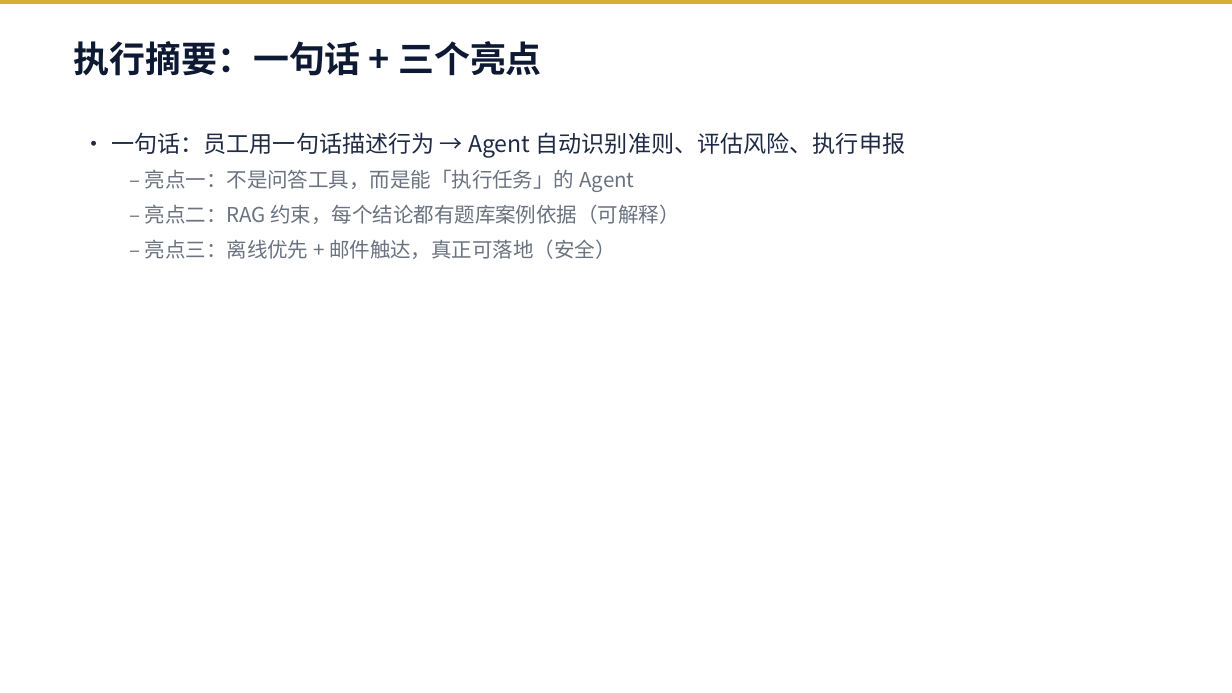
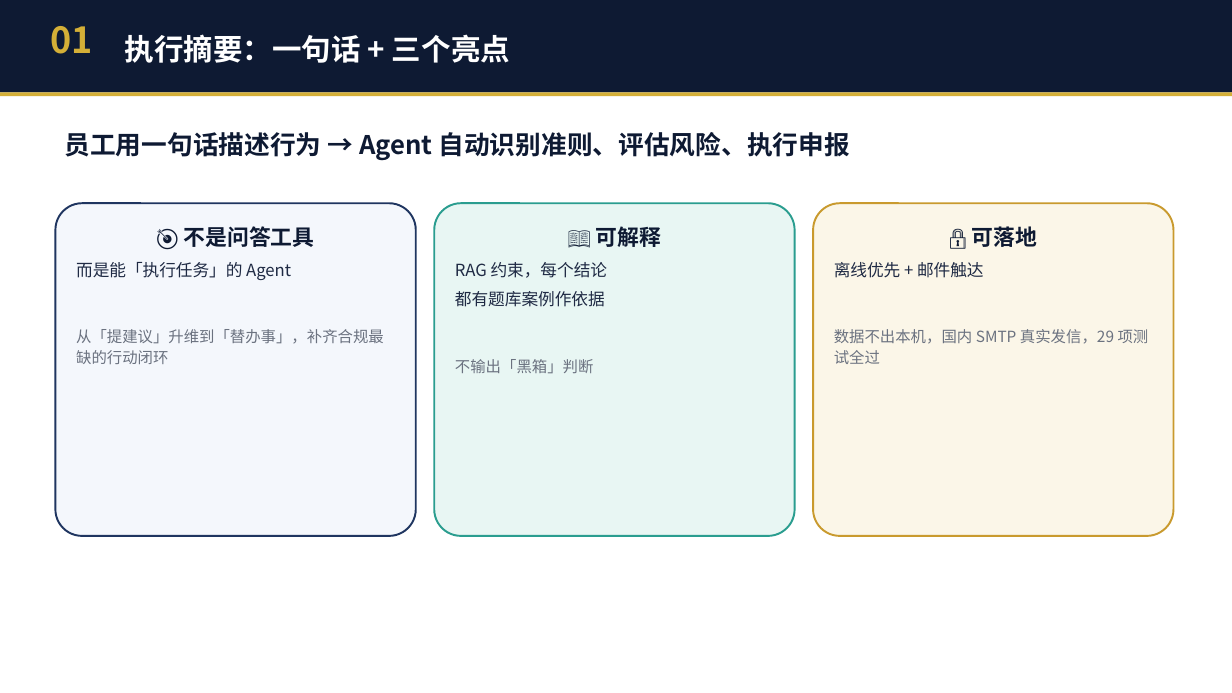
Before and after one commit to JackMA-SYSU/cfa-compliance-assistant, a slide deck: slide 2 of 商策PPT_暑假不回家队.pptx. Drawn at 1232x693 pixels with LibreOffice and Linux fonts; fonts in the diff are those of the drawing. Boxes give left, top, right and bottom in pixels: in the first picture for what was removed or moved away, otherwise in the second. Text is boxed around its words. In the diff, an @@ line names an element or a change of style, - is before the commit and + after.

```diff
--- a/商策PPT_暑假不回家队.pptx
+++ b/商策PPT_暑假不回家队.pptx
@@ rectangle: place and size @@
-rectangle at bbox=[0, 0, 1232, 4]
+rectangle at bbox=[0, 0, 1232, 92]
@@ rectangle at bbox=[0, 0, 1232, 92]: fill #D4AF37 to #0E1A33 @@
@@ text added at bbox=[51, 26, 93, 54], 28 pt, text #D4AF37, bold @@
+01
@@ text "执行摘要：一句话 + 三个亮点": place and size @@
-text "执行摘要：一句话 + 三个亮点" at bbox=[74, 41, 542, 76]
+text "执行摘要：一句话 + 三个亮点" at bbox=[125, 34, 510, 63]
@@ text "执行摘要：一句话 + 三个亮点" at bbox=[125, 34, 510, 63]: size 28 to 23 pt, text colour #0E1A33 to #FFFFFF; vertical alignment top to middle @@
@@ rectangle added at bbox=[0, 92, 1232, 96], fill #D4AF37 @@
@@ text added at bbox=[64, 132, 850, 161], 20 pt, text #0E1A33, bold @@
+员工用一句话描述行为 → Agent 自动识别准则、评估风险、执行申报
@@ text removed at bbox=[111, 132, 906, 259] @@
-• 一句话：员工用一句话描述行为 → Agent 自动识别准则、评估风险、执行申报
-  – 亮点一：不是问答工具，而是能「执行任务」的 Agent
-  – 亮点二：RAG 约束，每个结论都有题库案例依据（可解释）
-  – 亮点三：离线优先 + 邮件触达，真正可落地（安全）
@@ rounded rectangle added at bbox=[55, 203, 416, 536], fill #F4F7FC, outline #1F3560 1.5 pt, 12 pt, text #6B7280 @@
+🎯 不是问答工具
+而是能「执行任务」的 Agent
+从「提建议」升维到「替办事」，补齐合规最缺的行动闭环
@@ rounded rectangle added at bbox=[434, 203, 795, 536], fill #E8F6F3, outline #2A9D8F 1.5 pt, 13 pt, text #1F2A44 @@
+📖 可解释
+RAG 约束，每个结论
+都有题库案例作依据
+不输出「黑箱」判断
@@ rounded rectangle added at bbox=[813, 203, 1174, 536], fill #FBF6E8, outline #C99A2E 1.5 pt, 12 pt, text #6B7280 @@
+🔒 可落地
+离线优先 + 邮件触达
+数据不出本机，国内 SMTP 真实发信，29 项测试全过
```
Also in this commit, not shown: 15 other slides changed, 1 other file.
